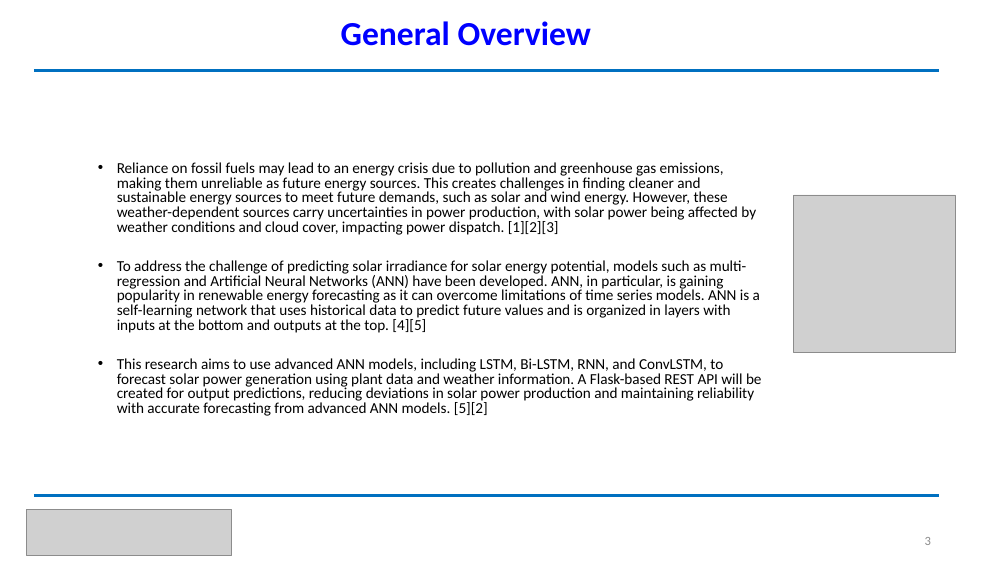
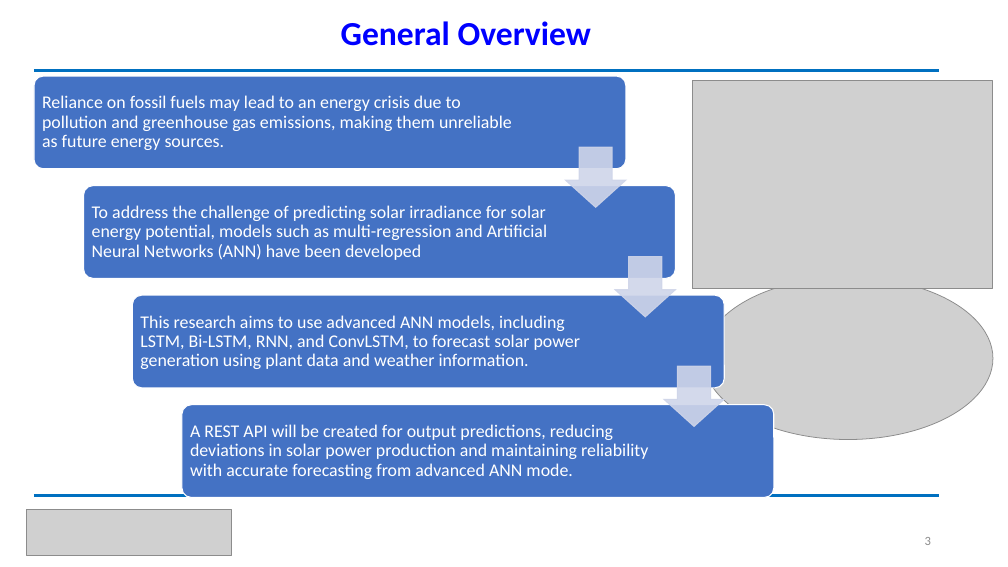
Before and after one commit to miftahfaridhh/pv-power-api, a slide deck: slide 3 of document/Muhammad Miftah Faridh.pptx. Drawn at 1008x567 pixels with LibreOffice and Linux fonts; fonts in the diff are those of the drawing; grey boxes stand for pictures. Boxes give left, top, right and bottom in pixels: in the first picture for what was removed or moved away, otherwise in the second. Text is boxed around its words. In the diff, an @@ line names an element or a change of style, - is before the commit and + after.

```diff
--- a/document/Muhammad Miftah Faridh.pptx
+++ b/document/Muhammad Miftah Faridh.pptx
@@ picture added at [693, 80, 993, 289] @@
@@ text removed at [117, 162, 762, 416] @@
-  • Reliance on fossil fuels may lead to an energy crisis due to pollution and greenhouse gas emissions, making them unreliable as future energy sources. This creates challenges in finding cleaner and sustainable energy sources to meet future demands, such as solar and wind energy. However, these weather-dependent sources carry uncertainties in power production, with solar power being affected by weather conditions and cloud cover, impacting power dispatch. [1][2][3]
-  • To address the challenge of predicting solar irradiance for solar energy potential, models such as multi-regression and Artificial Neural Networks (ANN) have been developed. ANN, in particular, is gaining popularity in renewable energy forecasting as it can overcome limitations of time series models. ANN is a self-learning network that uses historical data to predict future values and is organized in layers with inputs at the bottom and outputs at the top. [4][5]
-  • This research aims to use advanced ANN models, including LSTM, Bi-LSTM, RNN, and ConvLSTM, to forecast solar power generation using plant data and weather information. A Flask-based REST API will be created for output predictions, reducing deviations in solar power production and maintaining reliability with accurate forecasting from advanced ANN models. [5][2]
@@ picture removed at [794, 195, 956, 353] @@
@@ picture added at [703, 278, 993, 440] @@
@@ group added at [34, 76, 774, 498]: 4 rounded rectangles, 4 texts, 3 down arrows @@
+Reliance on fossil fuels may lead to an energy crisis due to pollution and greenhouse gas emissions, making them unreliable as future energy sources.
+To address the challenge of predicting solar irradiance for solar energy potential, models such as multi-regression and Artificial Neural Networks (ANN) have been developed
+This research aims to use advanced ANN models, including LSTM, Bi-LSTM, RNN, and ConvLSTM, to forecast solar power generation using plant data and weather information.
+A REST API will be created for output predictions, reducing deviations in solar power production and maintaining reliability with accurate forecasting from advanced ANN mode.
```
Also in this commit, not shown: 3 other slides changed, 13 other files.
